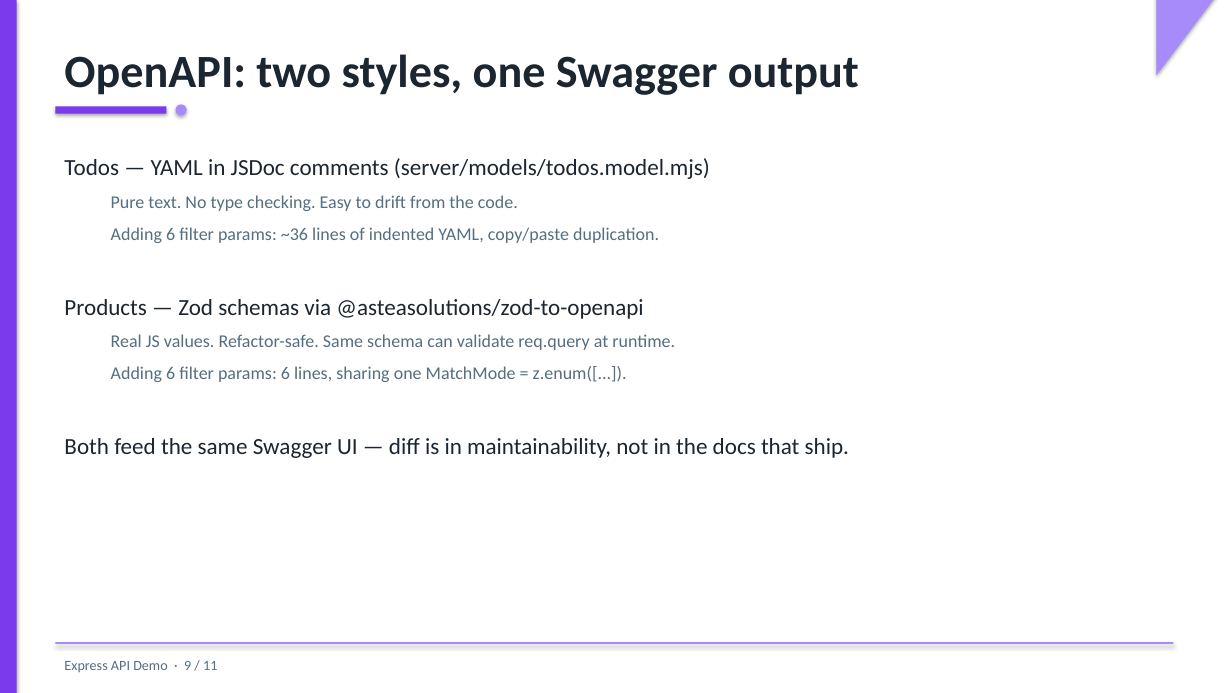
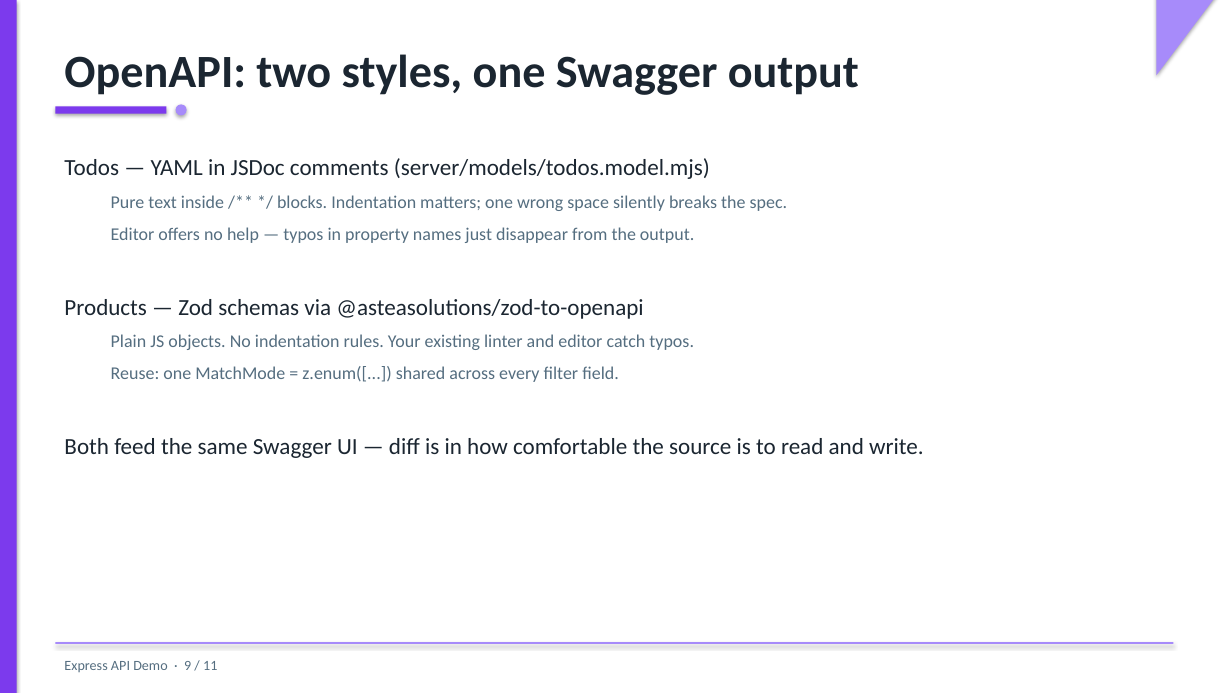
Before and after one commit to johnfabian/express-api-demo, a slide deck: slide 9 of demo.pptx. Drawn at 1232x693 pixels with LibreOffice and Linux fonts; fonts in the diff are those of the drawing. Boxes give left, top, right and bottom in pixels: in the first picture for what was removed or moved away, otherwise in the second. Text is boxed around its words. In the diff, an @@ line names an element or a change of style, - is before the commit and + after.

```diff
--- a/demo.pptx
+++ b/demo.pptx
@@ text at bbox=[111, 195, 788, 243]: text changed @@
-  Pure text. No type checking. Easy to drift from the code.
-  Adding 6 filter params: ~36 lines of indented YAML, copy/paste duplication.
+  Pure text inside /** */ blocks. Indentation matters; one wrong space silently breaks the spec.
+  Editor offers no help — typos in property names just disappear from the output.
@@ text at bbox=[64, 334, 924, 458]: text changed @@
-  Real JS values. Refactor-safe. Same schema can validate req.query at runtime.
-  Adding 6 filter params: 6 lines, sharing one MatchMode = z.enum([...]).
-Both feed the same Swagger UI — diff is in maintainability, not in the docs that ship.
+  Plain JS objects. No indentation rules. Your existing linter and editor catch typos.
+  Reuse: one MatchMode = z.enum([...]) shared across every filter field.
+Both feed the same Swagger UI — diff is in how comfortable the source is to read and write.
```
Also in this commit, not shown: 4 other slides changed, 3 other files.
